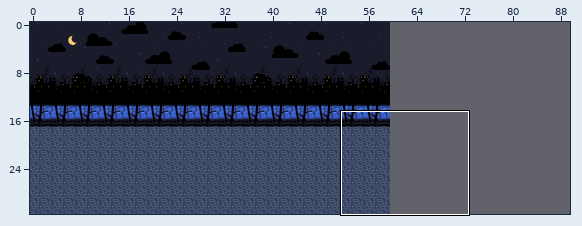
One commit to this Tiled map: assets/tilemap.tmx. Above, an overview of the earlier version with the close-up marked.
Close-up. Before:
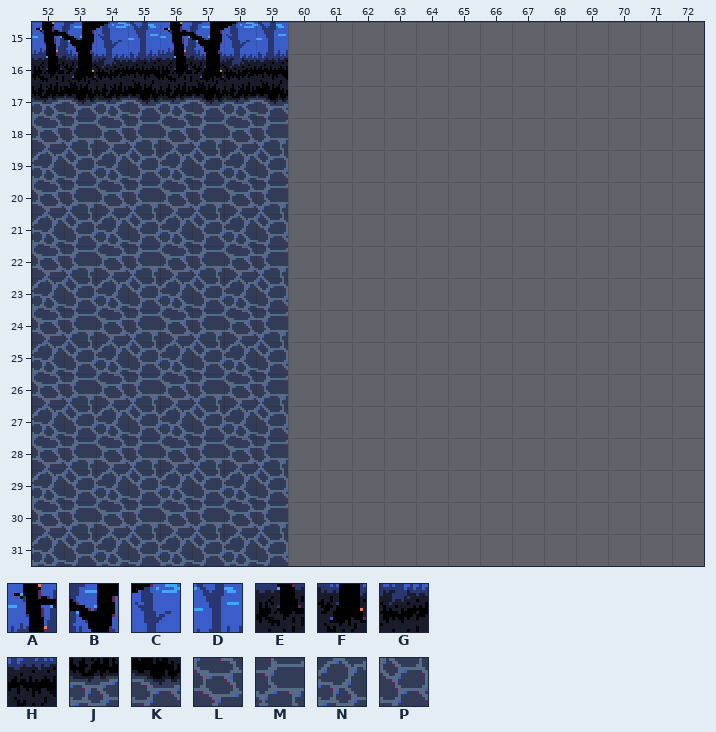
Cells are 16x16 px. Shown: x 52..72, y 15..31. The commit also changed other parts of the map, which this record leaves out. The old version is drawn lined up with the new one.
Key: from "Sombervale": A 210, B 211, C 212, D 213, E 224, F 225, G 226, H 227, J 238, K 239, L 252, M 253, N 266, P 267.
_ is an empty cell.
Layers that did not change in this view are not listed.
Layer "Treeline" before, first column x 52:
15 ABCDABCD_____________
16 EFGHEFGH_____________
17 JKJKJKJK_____________
18 LMLMLMLM_____________
19 NPNPNPNP_____________
20 LMLMLMLM_____________
21 NPNPNPNP_____________
22 LMLMLMLM_____________
23 NPNPNPNP_____________
24 LMLMLMLM_____________
25 NPNPNPNP_____________
26 LMLMLMLM_____________
27 NPNPNPNP_____________
28 LMLMLMLM_____________
29 NPNPNPNP_____________
30 LMLMLMLM_____________
31 NPNPNPNP_____________
Now the later version:
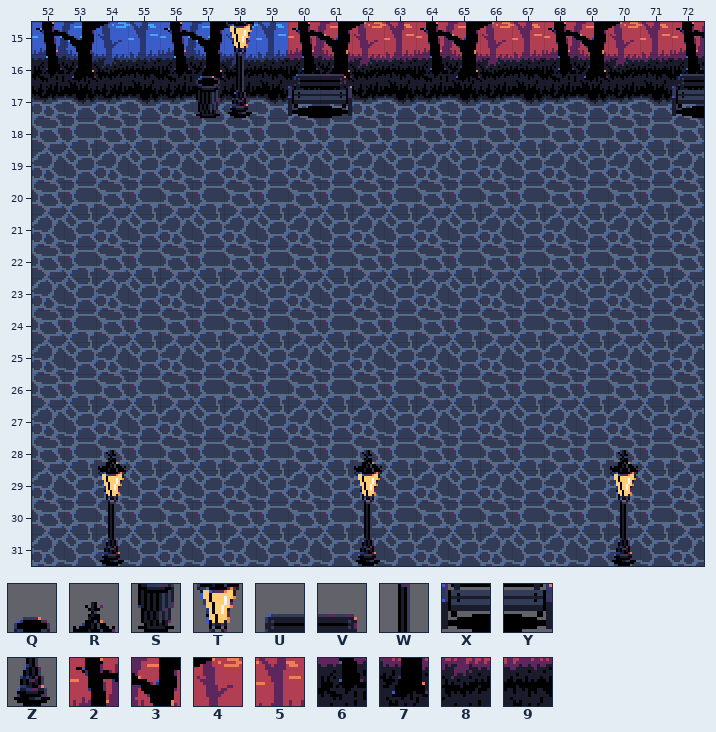
Further tiles: from "Sombervale": Q 14, R 16, S 34, T 36, U 54, V 55, W 56, X 74, Y 75, Z 76, 2 304, 3 305, 4 306, 5 307, 6 324, 7 325, 8 326, 9 327.
Tiles of an added or newly shown layer are drawn over the layers below it.
The exact change:
map size 60x32 -> 90x32 cells
Layer "Treeline":
y 15: x 60..72 _____________ -> 2345234523452
y 16: x 60..72 _____________ -> 6789678967896
y 17: x 60..72 _____________ -> JKJKJKJKJKJKJ
y 18: x 60..72 _____________ -> LMLMLMLMLMLML
y 19: x 60..72 _____________ -> NPNPNPNPNPNPN
y 20: x 60..72 _____________ -> LMLMLMLMLMLML
y 21: x 60..72 _____________ -> NPNPNPNPNPNPN
y 22: x 60..72 _____________ -> LMLMLMLMLMLML
y 23: x 60..72 _____________ -> NPNPNPNPNPNPN
y 24: x 60..72 _____________ -> LMLMLMLMLMLML
y 25: x 60..72 _____________ -> NPNPNPNPNPNPN
y 26: x 60..72 _____________ -> LMLMLMLMLMLML
y 27: x 60..72 _____________ -> NPNPNPNPNPNPN
y 28: x 60..72 _____________ -> LMLMLMLMLMLML
y 29: x 60..72 _____________ -> NPNPNPNPNPNPN
y 30: x 60..72 _____________ -> LMLMLMLMLMLML
y 31: x 60..72 _____________ -> NPNPNPNPNPNPN
Layer "Ground" (added):
y 15: x 58 _ -> T
y 16: x 57..58 __ -> QW; x 60..61 __ -> UV; x 72 _ -> U
y 17: x 57..58 __ -> SZ; x 60..61 __ -> XY; x 72 _ -> X
Layer "Overlay" (added):
y 28: x 54 _ -> R; x 62 _ -> R; x 70 _ -> R
y 29: x 54 _ -> T; x 62 _ -> T; x 70 _ -> T
y 30: x 54 _ -> W; x 62 _ -> W; x 70 _ -> W
y 31: x 54 _ -> Z; x 62 _ -> Z; x 70 _ -> Z
Pixel boxes of the changes (left, top, right, bottom) in both close-ups:
added: (196, 22, 254, 118)
added: (288, 22, 704, 566)
added: (98, 450, 126, 566)
